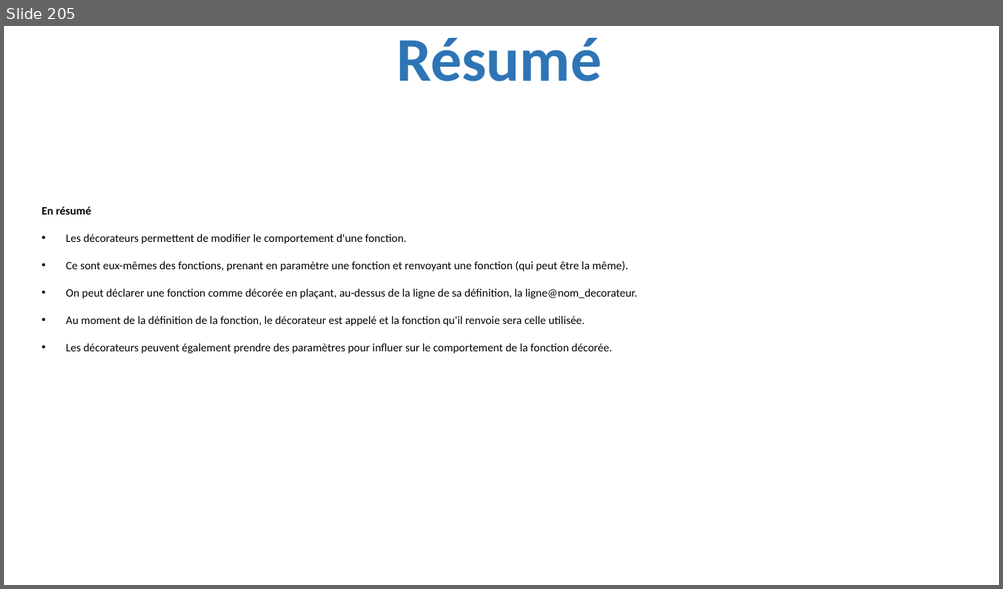
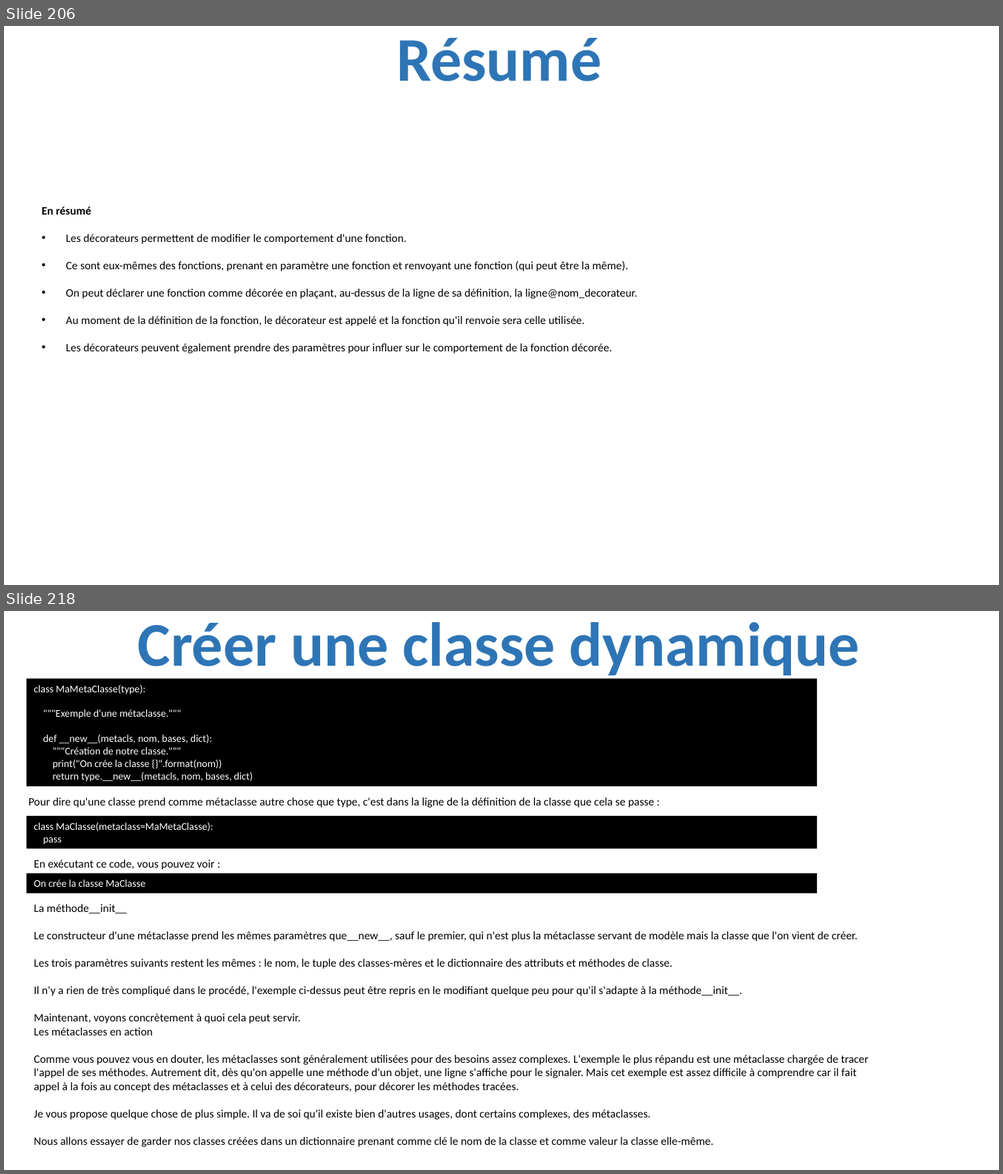
Before and after one commit to julienPalleau/PythonDoc, a slide deck: Python-resume.pptx. Shown one above the other, each under a label of ours: slide 205 before the commit, slides 206 and 218 after it; the slides between them are not shown. The pictures are 1003x589 and 1003x1174 pixels, drawn with LibreOffice and Linux fonts; fonts in the diff are those of the drawing. Boxes give left, top, right and bottom in pixels: in the first picture for what was removed or moved away, otherwise in the second. Text is boxed around its words. In the diff, an @@ line names an element or a change of style, - is before the commit and + after.

Commit message:
Decouvrez les metaclasses

```diff
--- a/Python-resume.pptx
+++ b/Python-resume.pptx
@@ slide 218 added at (4,611,999,1170), background #FFFFFF @@
@@ title added at (138,622,859,681), 60 pt, text #2E75B6, bold @@
+Créer une classe dynamique
@@ rectangle added at (26,679,817,787), fill #000000, 10 pt, text #FFFFFF @@
+class MaMetaClasse(type):
+"""Exemple d'une métaclasse."""
+def __new__(metacls, nom, bases, dict):
+"""Création de notre classe."""
+print("On crée la classe {}".format(nom))
+return type.__new__(metacls, nom, bases, dict)
@@ text added at (28,797,654,808), 11 pt, text #000000 @@
+Pour dire qu'une classe prend comme métaclasse autre chose que type, c'est dans la ligne de la définition de la classe que cela se passe :
@@ rectangle added at (26,816,817,849), fill #000000, 10 pt, text #FFFFFF @@
+class MaClasse(metaclass=MaMetaClasse):
+pass
@@ rectangle added at (26,874,817,894), fill #000000, 10 pt, text #FFFFFF @@
+On crée la classe MaClasse
@@ text added at (34,860,215,870), 11 pt, text #000000 @@
+En exécutant ce code, vous pouvez voir :
@@ text added at (34,904,868,1147), 11 pt, text #000000 @@
+La méthode__init__
+Le constructeur d'une métaclasse prend les mêmes paramètres que__new__, sauf le premier, qui n'est plus la métaclasse servant de modèle mais la classe que l'on vient de créer.
+Les trois paramètres suivants restent les mêmes : le nom, le tuple des classes-mères et le dictionnaire des attributs et méthodes de classe.
+Il n'y a rien de très compliqué dans le procédé, l'exemple ci-dessus peut être repris en le modifiant quelque peu pour qu'il s'adapte à la méthode__init__.
+Maintenant, voyons concrètement à quoi cela peut servir.
+Les métaclasses en action
+Comme vous pouvez vous en douter, les métaclasses sont généralement utilisées pour des besoins assez complexes. L'exemple le plus répandu est une métaclasse chargée de tracer l'appel de ses méthodes. Autrement dit, dès qu'on appelle une méthode d'un objet, une ligne s'affiche pour le signaler. Mais cet exemple est assez difficile à comprendre car il fait appel à la fois au concept des métaclasses et à celui des décorateurs, pour décorer les méthodes tracées.
+Je vous propose quelque chose de plus simple. Il va de soi qu'il existe bien d'autres usages, dont certains complexes, des métaclasses.
+Nous allons essayer de garder nos classes créées dans un dictionnaire prenant comme clé le nom de la classe et comme valeur la classe elle-même.
@@ what was slide 205 is now slide 206 @@
```
Also in this commit, not shown: 15 other slides added.
